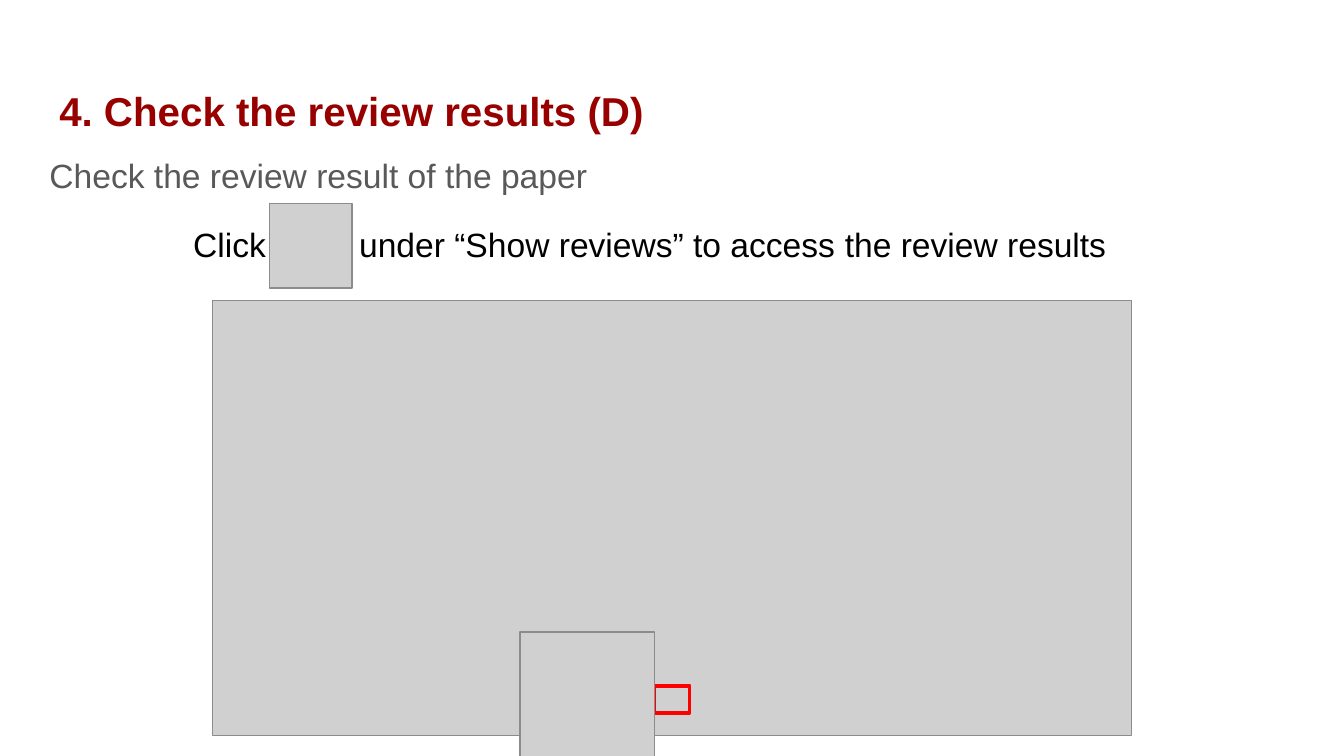
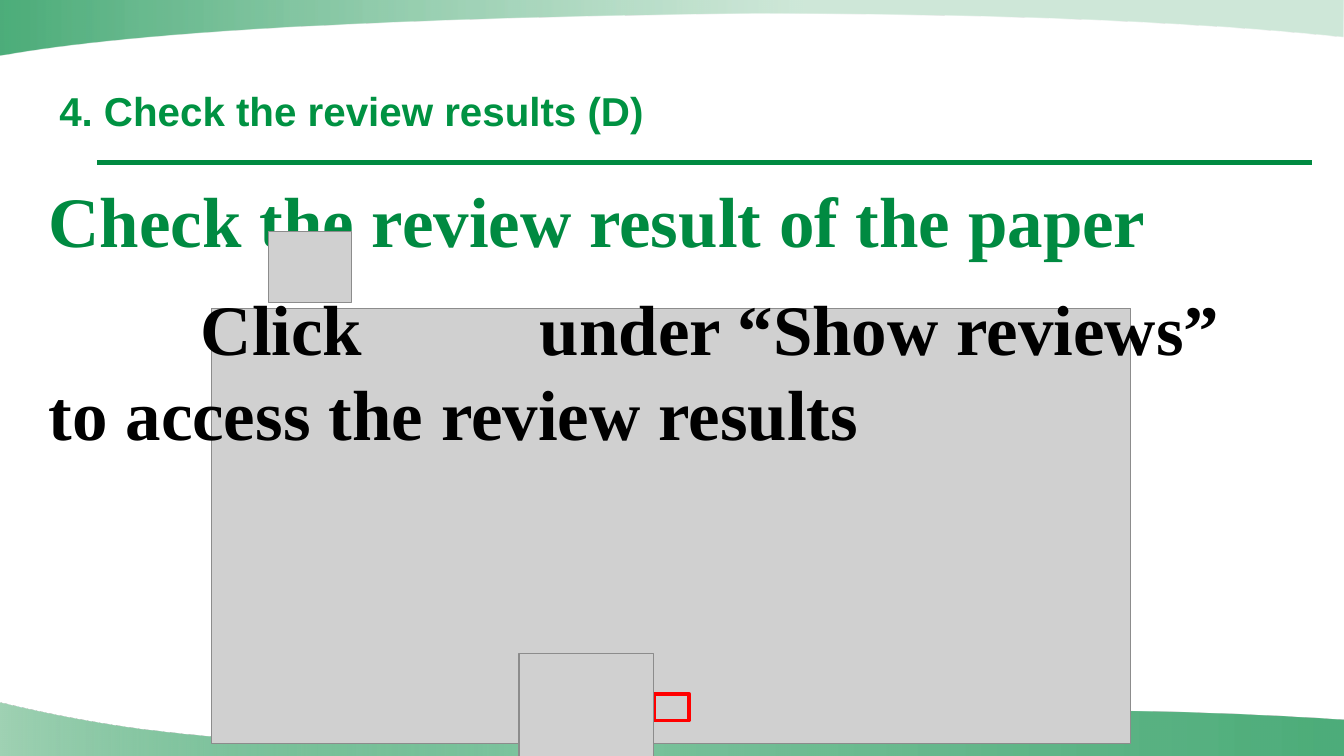
Before and after one commit to UV2026/Email-CFP, a slide deck: slide 21 of Instructions/PPT/Instructions for UV2026 Paper Review & Assignment on EasyChair (Session Chair)[UV2026].pptx. Drawn at 1344x756 pixels with LibreOffice and Linux fonts; fonts in the diff are those of the drawing; grey boxes stand for pictures; background and template pictures are left out. Boxes give left, top, right and bottom in pixels: in the first picture for what was removed or moved away, otherwise in the second. Text is boxed around its words. In the diff, an @@ line names an element or a change of style, - is before the commit and + after.

```diff
--- a/Instructions/PPT/Instructions for UV2026 Paper Review & Assignment on EasyChair (Session Chair)[UV2026].pptx
+++ b/Instructions/PPT/Instructions for UV2026 Paper Review & Assignment on EasyChair (Session Chair)[UV2026].pptx
@@ freeform shape added at (0, 0, 1343, 55), fill gradient #008A41 to #A0D2B4 @@
@@ title "4. Check the review results ..." at (59, 96, 644, 134): text colour #980000 to #009242 @@
@@ text "Check the review result of ...": place and size @@
-text "Check the review result of ..." at (49, 163, 1106, 258)
+text "Check the review result of ..." at (49, 191, 1219, 454)
@@ text "Check the review result of ..." at (49, 191, 1219, 454): size 18 to 38 pt, font Arial to Times New Roman, bold on; text colour #595959 to #008A41 in "Check the review result of the paper"; line spacing 1.15 to 1 @@
@@ line added from (97, 163) to (1313, 163), #008A41 2.5 pt @@
@@ picture: place and size @@
-picture at (270, 204, 352, 289)
+picture at (269, 231, 351, 302)
@@ picture: place and size @@
-picture at (212, 301, 1132, 737)
+picture at (212, 308, 1132, 743)
@@ picture: place and size @@
-picture at (520, 632, 655, 756)
+picture at (519, 653, 653, 756)
@@ freeform shape added at (0, 703, 1344, 756), fill gradient #008A41 to #A0D2B4 @@
@@ rectangle: place and size @@
-rectangle at (655, 685, 689, 712)
+rectangle at (653, 694, 688, 720)
```
Also in this commit, not shown: 21 other slides changed, 7 other files.
